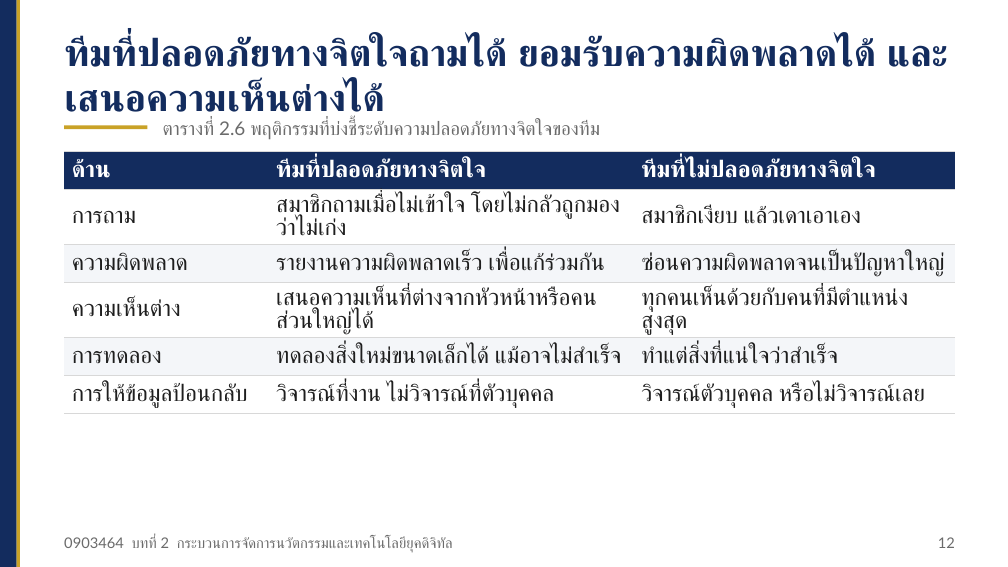
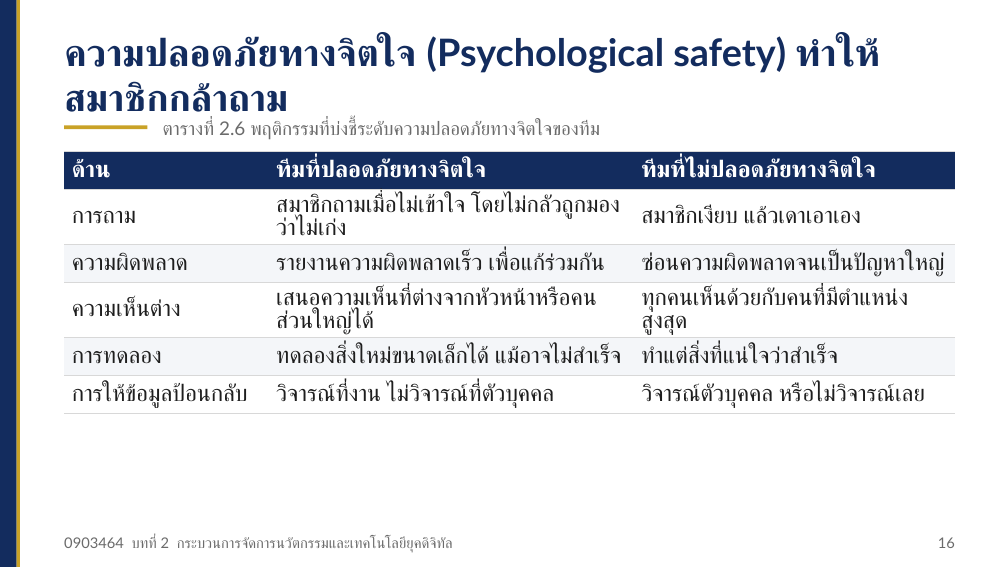
Before and after one commit to Aj-Warawut/academic-web-teaching, a slide deck: slide 16 of ci/files/ci_0903464_บทที่02_สไลด์.pptx (slide 12 before the commit). Drawn at 1008x567 pixels with LibreOffice and Linux fonts; fonts in the diff are those of the drawing. Boxes give left, top, right and bottom in pixels: in the first picture for what was removed or moved away, otherwise in the second. Text is boxed around its words. In the diff, an @@ line names an element or a change of style, - is before the commit and + after.

```diff
--- a/ci/files/ci_0903464_บทที่02_สไลด์.pptx
+++ b/ci/files/ci_0903464_บทที่02_สไลด์.pptx
@@ text at (64, 36, 877, 122): text changed @@
-ทีมที่ปลอดภัยทางจิตใจถามได้ ยอมรับความผิดพลาดได้ และเสนอความเห็นต่างได้
+ความปลอดภัยทางจิตใจ (Psychological safety) ทำให้สมาชิกกล้าถาม
@@ text at (938, 537, 955, 548): text changed @@
-12
+16
```
Also in this commit, not shown: 23 other slides changed, 1 slide added, 25 other files.
